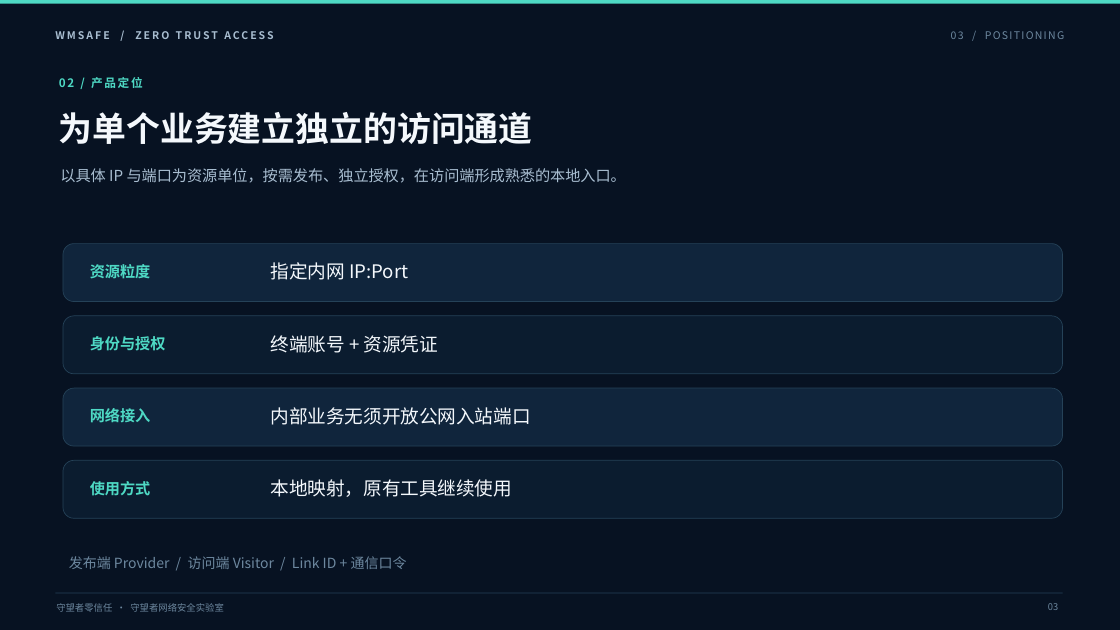
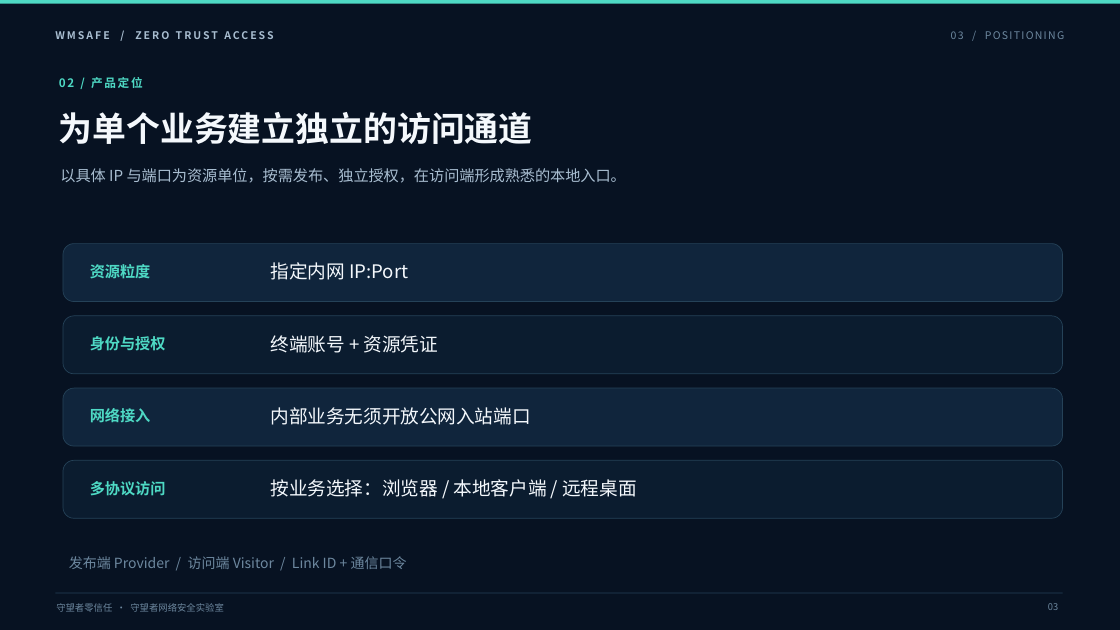
Before and after one commit to wmsafe/wmsafe.github.io, a slide deck: slide 3 of media/wmsafe-product-presentation.pptx. Drawn at 1120x630 pixels with LibreOffice and Linux fonts; fonts in the diff are those of the drawing. Boxes give left, top, right and bottom in pixels: in the first picture for what was removed or moved away, otherwise in the second. Text is boxed around its words. In the diff, an @@ line names an element or a change of style, - is before the commit and + after.

```diff
--- a/media/wmsafe-product-presentation.pptx
+++ b/media/wmsafe-product-presentation.pptx
@@ text at <box>270,479,636,497</box>: text changed @@
-本地映射，原有工具继续使用
+按业务选择：浏览器 / 本地客户端 / 远程桌面
@@ text at <box>90,481,166,496</box>: text changed @@
-使用方式
+多协议访问
```
Also in this commit, not shown: 6 other slides changed, 12 other files.
